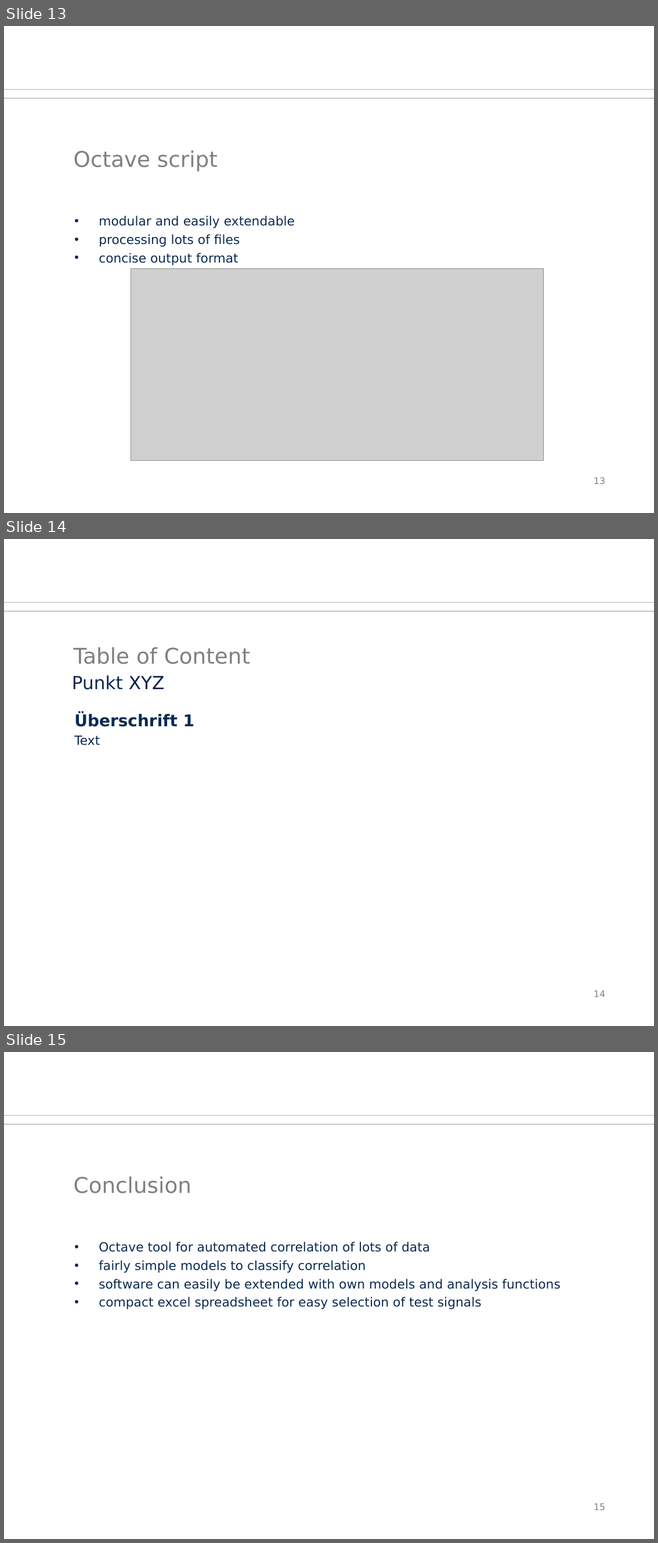
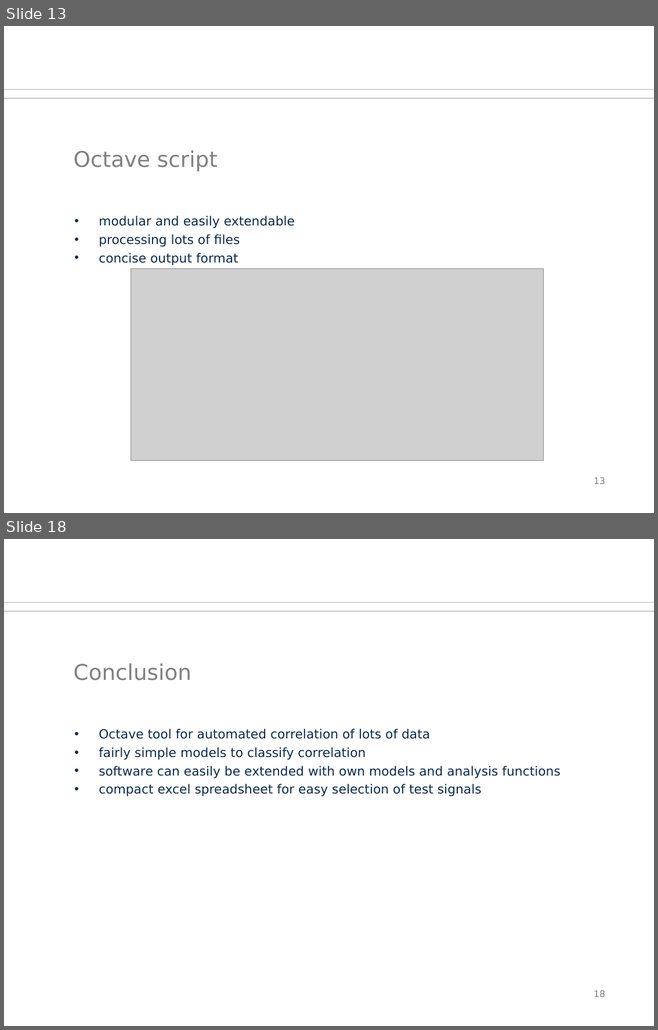
Before and after one commit to orgarten/Hauptseminar, a slide deck: Präsentation/btwf.odp. Shown one above the other, each under a label of ours: slides 13, 14 and 15 before the commit, slides 13 and 18 after it; the slides between them are not shown. The pictures are 658x1543 and 658x1030 pixels, drawn with LibreOffice and Linux fonts; fonts in the diff are those of the drawing; grey boxes stand for pictures; background and template pictures are left out. Boxes give left, top, right and bottom in pixels: in the first picture for what was removed or moved away, otherwise in the second. Text is boxed around its words. In the diff, an @@ line names an element or a change of style, - is before the commit and + after.

```diff
--- a/Präsentation/btwf.odp
+++ b/Präsentation/btwf.odp
@@ slide 14 removed at bbox=[4, 539, 654, 1026], background #FFFFFF; not listed: 2 template elements that a slide beside it also shows @@
@@ title removed at bbox=[74, 647, 250, 664] @@
-Table of Content
@@ text removed at bbox=[72, 675, 165, 690] @@
-Punkt XYZ
@@ text removed at bbox=[74, 713, 194, 745] @@
-Überschrift 1
-Text
@@ page number removed at bbox=[593, 990, 605, 997] @@
-14
@@ what was slide 15 is now slide 18 @@
@@ page number at bbox=[593, 990, 605, 997]: text changed @@
-15
+18
```
Also in this commit, not shown: 4 slides added.
